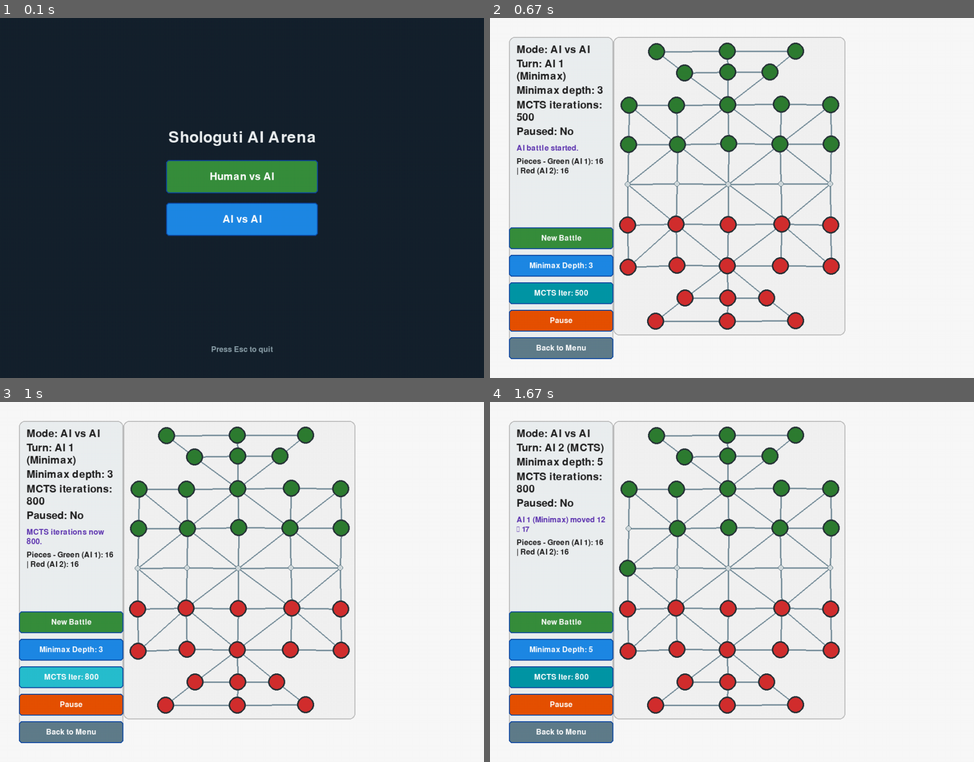
Above: before the commit, frames 1-4 (two rows, left to right).
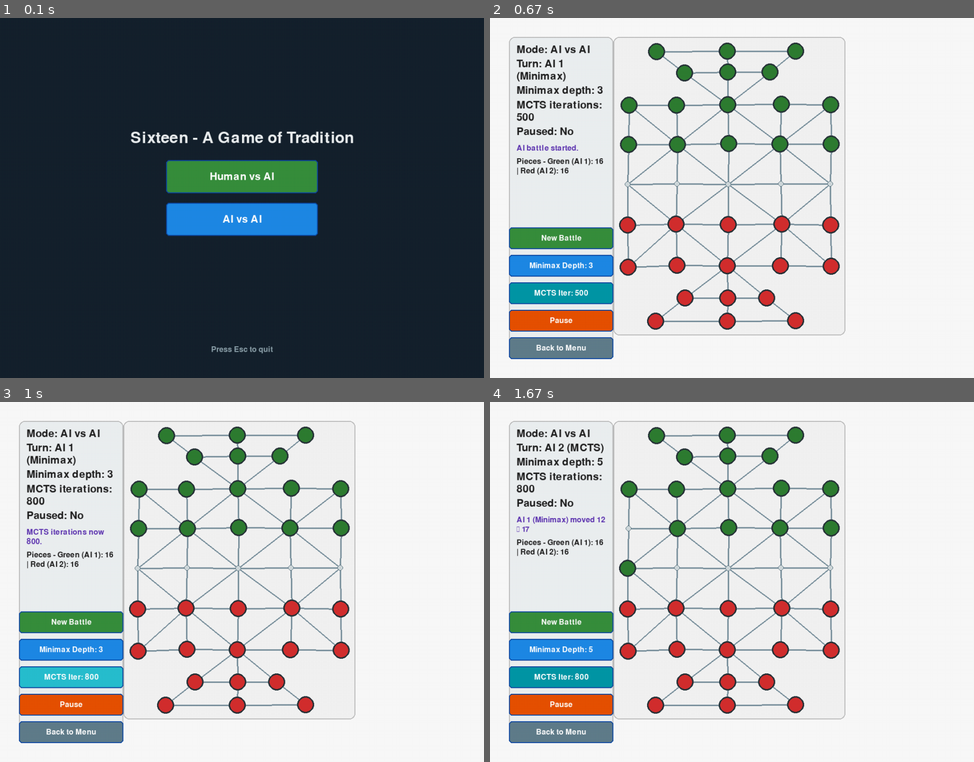
Above: after the commit, the same moments.

Repository: VE-NOM101/Shologuti-AI
Game: pygame game, started from python/shologuti/client/pygame_app.py
Same seed, same stepped clock (60 frames per second), same inputs: the game is played once before the commit and once after it.
Inputs (mouse positions are in pixels of both pictures, inside the frame that each line leads up to):
- Up to frame 1 (0.1 s): no input
- Up to frame 2 (0.67 s): click (712, 212) at 0.38 s
- Up to frame 3 (1 s): click "MCTS Iter: 500" at 0.72 s
- Up to frame 4 (1.67 s): click "Minimax Depth: 3" at 1.05 s; click (911, 708) at 1.38 s

The runs differ from the first frame. In frame 1, 0.9% of the frame differs, in the area x 27-73%, y 31-36%; in frame 2, nothing differs; in frame 3, nothing differs; in frame 4, nothing differs.

Commit message:
Name change

Diff:
--- a/python/pyproject.toml
+++ b/python/pyproject.toml
@@ -5,10 +5,10 @@
 [project]
 name = "shologuti"
 version = "0.1.0"
-description = "Pygame implementation of the Shologuti 16-piece board game"
+description = "Pygame implementation of Sixteen - A Game of Tradition"
 readme = "README.md"
 requires-python = ">=3.11"
-authors = [{name = "Shologuti Team"}]
+authors = [{name = "Sixteen - A Game of Tradition Team"}]
 dependencies = [
   "pygame>=2.5"
 ]
--- a/python/shologuti/__init__.py
+++ b/python/shologuti/__init__.py
@@ -1,3 +1,3 @@
-"""Lightweight Shologuti package focused on the Pygame client."""
+"""Lightweight Sixteen - A Game of Tradition package focused on the Pygame client."""
 
 __all__: list[str] = []
--- a/python/shologuti/adjacency.py
+++ b/python/shologuti/adjacency.py
@@ -1,4 +1,4 @@
-"""Board adjacency definitions for the Shologuti game graph.
+"""Board adjacency definitions for the Sixteen - A Game of Tradition graph.
 
 The original Java implementation enumerates, for each node, the immediate
 neighbor and (optionally) the landing spot when capturing over that neighbor.
--- a/python/shologuti/ai.py
+++ b/python/shologuti/ai.py
@@ -1,4 +1,4 @@
-"""AI agents for the Shologuti 16-piece game."""
+"""AI agents for Sixteen - A Game of Tradition."""
 
 from __future__ import annotations
 
--- a/python/shologuti/client/pygame_app.py
+++ b/python/shologuti/client/pygame_app.py
@@ -1,4 +1,4 @@
-"""Pygame front-end for the Shologuti 16-piece game."""
+"""Pygame front-end for Sixteen - A Game of Tradition."""
 
 from __future__ import annotations
 
@@ -185,10 +185,10 @@
     AI_VS_AI = "ai_vs_ai"
 
 
-class ShologutiPygameApp:
+class SixteenPygameApp:
     def __init__(self) -> None:
         pygame.init()
-        pygame.display.set_caption("Shologuti - Sholo Guti Arena")
+        pygame.display.set_caption("Sixteen - A Game of Tradition")
         self.screen = pygame.display.set_mode((WINDOW_WIDTH, WINDOW_HEIGHT))
         self.clock = pygame.time.Clock()
 
@@ -274,7 +274,7 @@
     # ------------------------------------------------------------------
     def start_human_mode(self) -> None:
         self.mode = GameMode.HUMAN_VS_AI
-        pygame.display.set_caption("Shologuti - Human vs AI (Pygame)")
+        pygame.display.set_caption("Sixteen - A Game of Tradition: Human vs AI")
         self._set_sidebar_buttons(
             [
                 ("new", "New Game", (56, 142, 60)),
@@ -310,7 +310,7 @@
 
     def start_ai_vs_ai_mode(self) -> None:
         self.mode = GameMode.AI_VS_AI
-        pygame.display.set_caption("Shologuti - AI vs AI (Pygame)")
+        pygame.display.set_caption("Sixteen - A Game of Tradition: AI vs AI")
         self._set_sidebar_buttons(
             [
                 ("new", "New Battle", (56, 142, 60)),
@@ -418,7 +418,7 @@
 
     def _return_to_menu(self) -> None:
         self.mode = None
-        pygame.display.set_caption("Shologuti - Sholo Guti Arena")
+        pygame.display.set_caption("Sixteen - A Game of Tradition")
         self._set_sidebar_buttons([])
         self.selected_origin = None
         self.highlight_moves = []
@@ -662,7 +662,7 @@
 
     def _draw_menu(self) -> None:
         self.screen.fill((21, 34, 45))
-        title_surface = self.font_large.render("Shologuti AI Arena", True, (236, 239, 241))
+        title_surface = self.font_large.render("Sixteen - A Game of Tradition", True, (236, 239, 241))
         title_rect = title_surface.get_rect(center=(WINDOW_WIDTH // 2, WINDOW_HEIGHT // 3))
         self.screen.blit(title_surface, title_rect)
 
@@ -840,7 +840,7 @@
 
 
 def main() -> int:
-    app = ShologutiPygameApp()
+    app = SixteenPygameApp()
     app.run()
     return 0
 
--- a/python/shologuti/game/__init__.py
+++ b/python/shologuti/game/__init__.py
@@ -1 +1 @@
-"""Game logic primitives for Shologuti."""
+"""Game logic primitives for Sixteen - A Game of Tradition."""
--- a/python/shologuti/game/board.py
+++ b/python/shologuti/game/board.py
@@ -1,4 +1,4 @@
-"""Board state and move validation for the Shologuti game."""
+"""Board state and move validation for Sixteen - A Game of Tradition."""
 
 from __future__ import annotations
 
Not shown, changed: README.md
